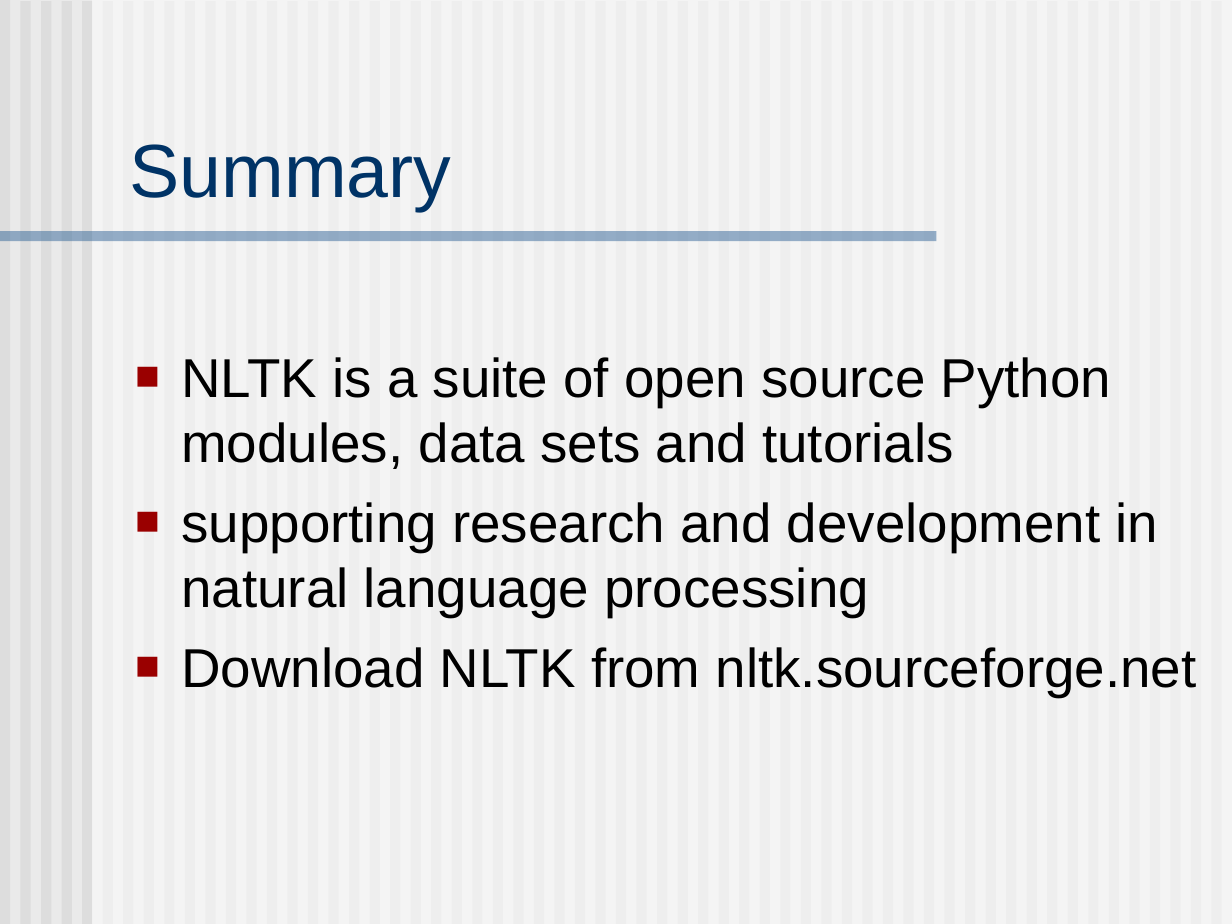
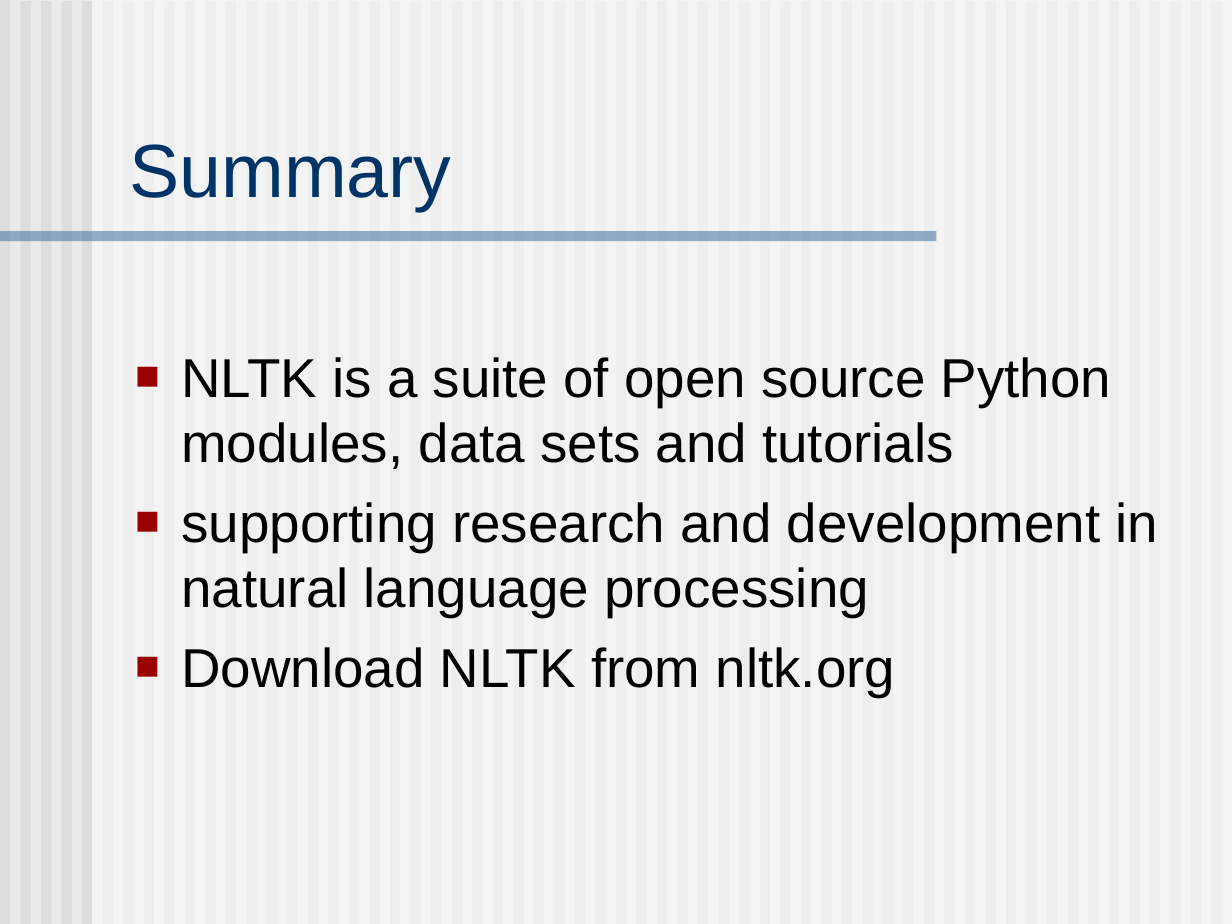
Before and after one commit to nltk/nltk_book, a slide deck: slide 2 of nltk.ppt. Drawn at 1232x924 pixels with LibreOffice and Linux fonts; fonts in the diff are those of the drawing. Boxes give left, top, right and bottom in pixels: in the first picture for what was removed or moved away, otherwise in the second. Text is boxed around its words. In the diff, an @@ line names an element or a change of style, - is before the commit and + after.

```diff
--- a/nltk.ppt
+++ b/nltk.ppt
@@ text at box(181, 647, 895, 697): text changed @@
-■ Download NLTK from nltk.sourceforge.net
+■ Download NLTK from nltk.org
```
Also in this commit, not shown: 4 other slides changed, 6 slides added, 2 slides removed.
